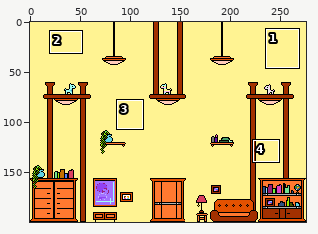
Two versions of one sprite sheet, assets/background.png. The picture above shows the old version from afar; the outline marks the close-up.
Close-up. First the earlier version:
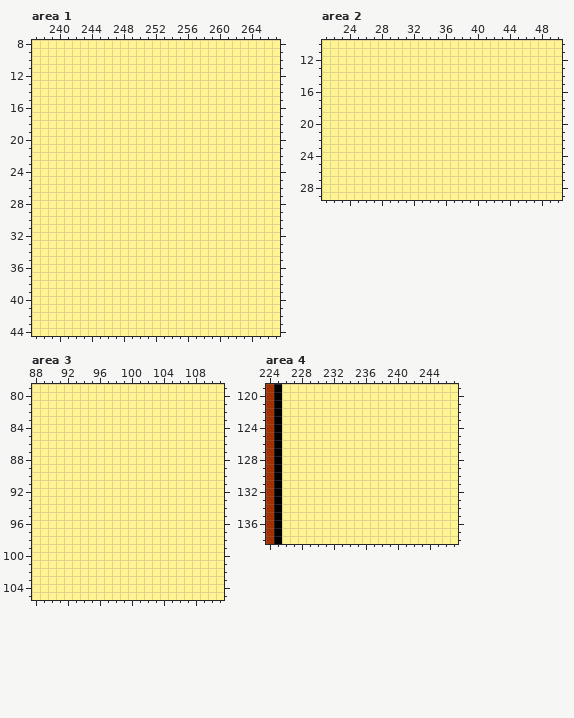
The file is 276x200 pixels. Colours within 5 levels of each other are drawn and written as one. Shown: area 1: x 237..267, y 8..44; area 2: x 21..50, y 10..29; area 3: x 88..111, y 79..105; area 4: x 224..247, y 119..138. The commit also changed other parts of the picture, which this record leaves out.
The same view after the edit:
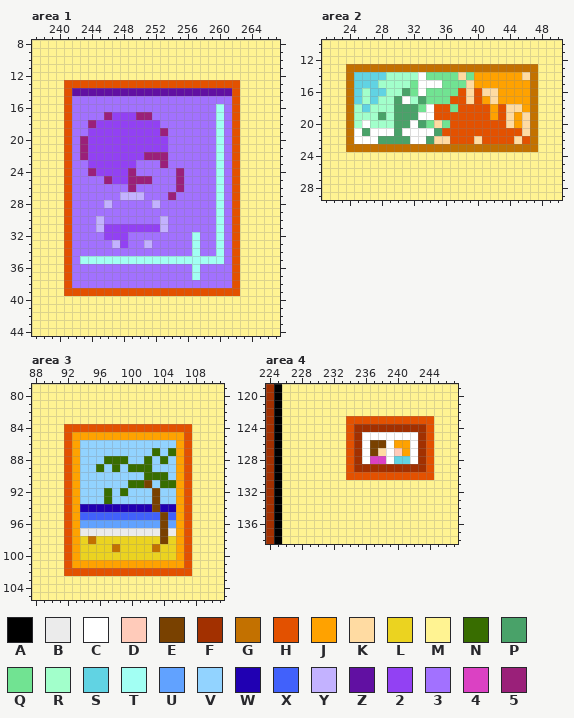
Palette (. is transparent): A #000000  B #ebebeb  C #ffffff  D #ffcbba  E #794100  F #a23000  G #c37100  H #e35100  J #ffa200  K #ffdba2  L #ebd320  M #fff392  N #386d00  P #49a269  Q #71e392  R #a2ffcb  S #61d3e3  T #a2fff3  U #61a2ff  V #92d3ff  W #2000b2  X #4161fb  Y #c3b2ff  Z #6110a2  2 #9241f3  3 #a271ff  4 #db41c3  5 #9a2079
The edit:
--- area 1
@@ x 237..267 @@
 12 MMMMMMMMMMMMMMMMMMMMMMMMMMMMMMM
-13 MMMMMMMMMMMMMMMMMMMMMMMMMMMMMMM
-14 MMMMMMMMMMMMMMMMMMMMMMMMMMMMMMM
-15 MMMMMMMMMMMMMMMMMMMMMMMMMMMMMMM
-16 MMMMMMMMMMMMMMMMMMMMMMMMMMMMMMM
-17 MMMMMMMMMMMMMMMMMMMMMMMMMMMMMMM
-18 MMMMMMMMMMMMMMMMMMMMMMMMMMMMMMM
-19 MMMMMMMMMMMMMMMMMMMMMMMMMMMMMMM
-20 MMMMMMMMMMMMMMMMMMMMMMMMMMMMMMM
-21 MMMMMMMMMMMMMMMMMMMMMMMMMMMMMMM
-22 MMMMMMMMMMMMMMMMMMMMMMMMMMMMMMM
-23 MMMMMMMMMMMMMMMMMMMMMMMMMMMMMMM
-24 MMMMMMMMMMMMMMMMMMMMMMMMMMMMMMM
-25 MMMMMMMMMMMMMMMMMMMMMMMMMMMMMMM
-26 MMMMMMMMMMMMMMMMMMMMMMMMMMMMMMM
-27 MMMMMMMMMMMMMMMMMMMMMMMMMMMMMMM
-28 MMMMMMMMMMMMMMMMMMMMMMMMMMMMMMM
-29 MMMMMMMMMMMMMMMMMMMMMMMMMMMMMMM
-30 MMMMMMMMMMMMMMMMMMMMMMMMMMMMMMM
-31 MMMMMMMMMMMMMMMMMMMMMMMMMMMMMMM
-32 MMMMMMMMMMMMMMMMMMMMMMMMMMMMMMM
-33 MMMMMMMMMMMMMMMMMMMMMMMMMMMMMMM
-34 MMMMMMMMMMMMMMMMMMMMMMMMMMMMMMM
-35 MMMMMMMMMMMMMMMMMMMMMMMMMMMMMMM
-36 MMMMMMMMMMMMMMMMMMMMMMMMMMMMMMM
-37 MMMMMMMMMMMMMMMMMMMMMMMMMMMMMMM
-38 MMMMMMMMMMMMMMMMMMMMMMMMMMMMMMM
-39 MMMMMMMMMMMMMMMMMMMMMMMMMMMMMMM
+13 MMMMHHHHHHHHHHHHHHHHHHHHHHMMMMM
+14 MMMMHZZZZZZZZZZZZZZZZZZZZHMMMMM
+15 MMMMH33333333333333333333HMMMMM
+16 MMMMH333333333333333333T3HMMMMM
+17 MMMMH333352225533333333T3HMMMMM
+18 MMMMH335222222223333333T3HMMMMM
+19 MMMMH332222222225333333T3HMMMMM
+20 MMMMH352222222222333333T3HMMMMM
+21 MMMMH352222222222333333T3HMMMMM
+22 MMMMH352222222555333333T3HMMMMM
+23 MMMMH332222223335333333T3HMMMMM
+24 MMMMH335222253333353333T3HMMMMM
+25 MMMMH333352255533353333T3HMMMMM
+26 MMMMH333333353333353333T3HMMMMM
+27 MMMMH333333YYY333533333T3HMMMMM
+28 MMMMH3333Y33333Y3333333T3HMMMMM
+29 MMMMH333333333333333333T3HMMMMM
+30 MMMMH333Y3333333Y333333T3HMMMMM
+31 MMMMH333Y2222222Y333333T3HMMMMM
+32 MMMMH333322233333333T33T3HMMMMM
+33 MMMMH33333Y233Y33333T33T3HMMMMM
+34 MMMMH333333333333333T33T3HMMMMM
+35 MMMMH3TTTTTTTTTTTTTTTTTT3HMMMMM
+36 MMMMH333333333333333T3333HMMMMM
+37 MMMMH333333333333333T3333HMMMMM
+38 MMMMH33333333333333333333HMMMMM
+39 MMMMHHHHHHHHHHHHHHHHHHHHHHMMMMM
 40 MMMMMMMMMMMMMMMMMMMMMMMMMMMMMMM
--- area 2
@@ x 21..50 @@
 12 MMMMMMMMMMMMMMMMMMMMMMMMMMMMMM
-13 MMMMMMMMMMMMMMMMMMMMMMMMMMMMMM
-14 MMMMMMMMMMMMMMMMMMMMMMMMMMMMMM
-15 MMMMMMMMMMMMMMMMMMMMMMMMMMMMMM
-16 MMMMMMMMMMMMMMMMMMMMMMMMMMMMMM
-17 MMMMMMMMMMMMMMMMMMMMMMMMMMMMMM
-18 MMMMMMMMMMMMMMMMMMMMMMMMMMMMMM
-19 MMMMMMMMMMMMMMMMMMMMMMMMMMMMMM
-20 MMMMMMMMMMMMMMMMMMMMMMMMMMMMMM
-21 MMMMMMMMMMMMMMMMMMMMMMMMMMMMMM
-22 MMMMMMMMMMMMMMMMMMMMMMMMMMMMMM
-23 MMMMMMMMMMMMMMMMMMMMMMMMMMMMMM
+13 MMMGGGGGGGGGGGGGGGGGGGGGGGGMMM
+14 MMMGSSSSRRRRCQQQQKQJJJJJJKGMMM
+15 MMMGSSSRRRRQCCCQQQKJJJJJJJGMMM
+16 MMMGSRSSRRPQCQQQQHKHKKJJJJGMMM
+17 MMMGSRSRRPCRPQQQHHKHJKJJJJGMMM
+18 MMMGRSRRRPPPQCHHQHHHHJHKKJGMMM
+19 MMMGRRRPRPPPCCHHHHHHHJHKJKGMMM
+20 MMMGRCRRRPPCPQKQHHHHHHHKJKGMMM
+21 MMMGCPCCCPCCCCPHHHHHHHHHHKGMMM
+22 MMMGCCCPPPPCCPKKHHHKHHHHKHGMMM
+23 MMMGGGGGGGGGGGGGGGGGGGGGGGGMMM
 24 MMMMMMMMMMMMMMMMMMMMMMMMMMMMMM
--- area 3
@@ x 88..111 @@
  83 MMMMMMMMMMMMMMMMMMMMMMMM
- 84 MMMMMMMMMMMMMMMMMMMMMMMM
- 85 MMMMMMMMMMMMMMMMMMMMMMMM
- 86 MMMMMMMMMMMMMMMMMMMMMMMM
- 87 MMMMMMMMMMMMMMMMMMMMMMMM
- 88 MMMMMMMMMMMMMMMMMMMMMMMM
- 89 MMMMMMMMMMMMMMMMMMMMMMMM
- 90 MMMMMMMMMMMMMMMMMMMMMMMM
- 91 MMMMMMMMMMMMMMMMMMMMMMMM
- 92 MMMMMMMMMMMMMMMMMMMMMMMM
- 93 MMMMMMMMMMMMMMMMMMMMMMMM
- 94 MMMMMMMMMMMMMMMMMMMMMMMM
- 95 MMMMMMMMMMMMMMMMMMMMMMMM
- 96 MMMMMMMMMMMMMMMMMMMMMMMM
- 97 MMMMMMMMMMMMMMMMMMMMMMMM
- 98 MMMMMMMMMMMMMMMMMMMMMMMM
- 99 MMMMMMMMMMMMMMMMMMMMMMMM
-100 MMMMMMMMMMMMMMMMMMMMMMMM
-101 MMMMMMMMMMMMMMMMMMMMMMMM
-102 MMMMMMMMMMMMMMMMMMMMMMMM
+ 84 MMMMHHHHHHHHHHHHHHHHMMMM
+ 85 MMMMHJJJJJJJJJJJJJJHMMMM
+ 86 MMMMHJVVVVVVVVVVVVJHMMMM
+ 87 MMMMHJVVVVVVVVVNVNJHMMMM
+ 88 MMMMHJVVVNNNVVNVNVJHMMMM
+ 89 MMMMHJVVNVNVNNNVVVJHMMMM
+ 90 MMMMHJVVVVVVVVNNNVJHMMMM
+ 91 MMMMHJVVVVVVNNEVNNJHMMMM
+ 92 MMMMHJVVVNVNVVVEVVJHMMMM
+ 93 MMMMHJVVVNVVVVVEVVJHMMMM
+ 94 MMMMHJWWWWWWWWWEWWJHMMMM
+ 95 MMMMHJXXXXXXXXXXEXJHMMMM
+ 96 MMMMHJUUUUUUUUUUEUJHMMMM
+ 97 MMMMHJBBBBBBBBBBEBJHMMMM
+ 98 MMMMHJLGLLLLLLLLELJHMMMM
+ 99 MMMMHJLLLLGLLLLGLLJHMMMM
+100 MMMMHJLLLLLLLLLLLLJHMMMM
+101 MMMMHJJJJJJJJJJJJJJHMMMM
+102 MMMMHHHHHHHHHHHHHHHHMMMM
 103 MMMMMMMMMMMMMMMMMMMMMMMM
--- area 4
@@ x 232..246 @@
 122 MMMMMMMMMMMMMMM
-123 MMMMMMMMMMMMMMM
-124 MMMMMMMMMMMMMMM
-125 MMMMMMMMMMMMMMM
-126 MMMMMMMMMMMMMMM
-127 MMMMMMMMMMMMMMM
-128 MMMMMMMMMMMMMMM
-129 MMMMMMMMMMMMMMM
-130 MMMMMMMMMMMMMMM
+123 MMHHHHHHHHHHHMM
+124 MMHFFFFFFFFFHMM
+125 MMHFCCCCCCCFHMM
+126 MMHFCEECJJCFHMM
+127 MMHFCEKCDJCFHMM
+128 MMHFC44CSSCFHMM
+129 MMHFFFFFFFFFHMM
+130 MMHHHHHHHHHHHMM
 131 MMMMMMMMMMMMMMM
Pixel boxes of the changes (left, top, right, bottom) in both close-ups:
changed: (64, 80, 240, 296)
changed: (346, 64, 538, 152)
changed: (64, 424, 192, 576)
changed: (346, 416, 434, 480)
